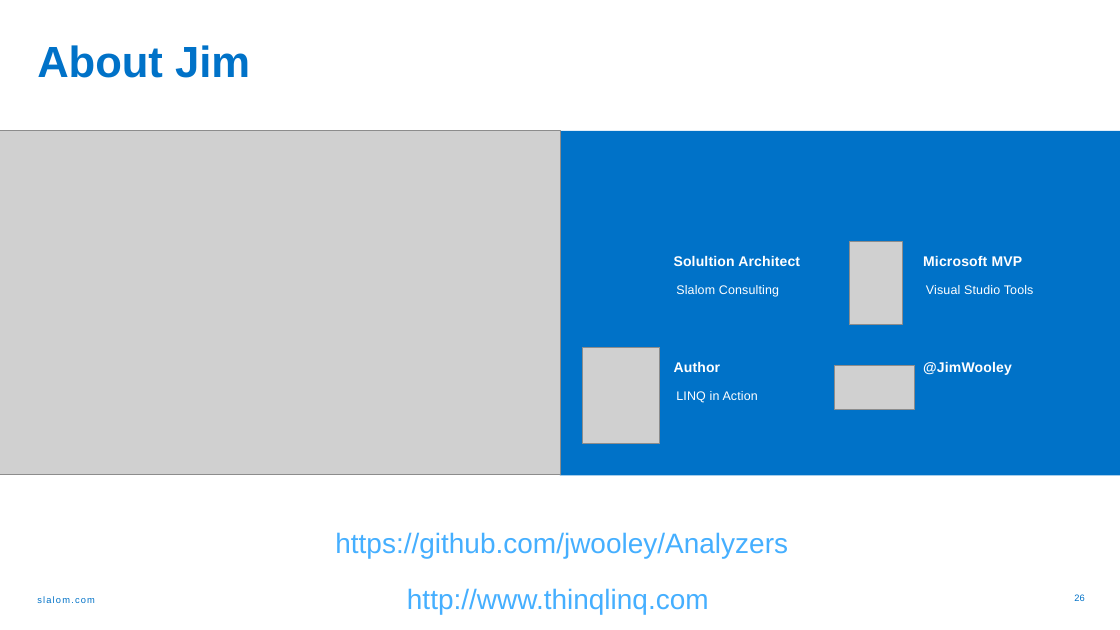
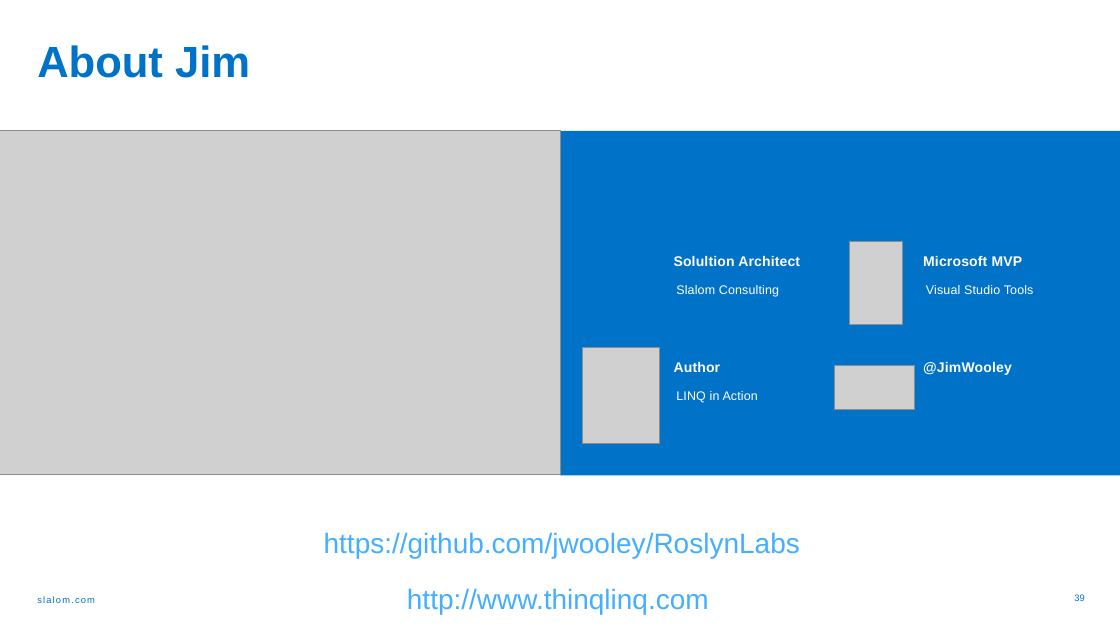
Before and after one commit to jwooley/RoslynLabs, a slide deck: slide 39 of RoslynStaticAnalyzerWorkshop.pptx (slide 26 before the commit). Drawn at 1120x630 pixels with LibreOffice and Linux fonts; fonts in the diff are those of the drawing; grey boxes stand for pictures. Boxes give left, top, right and bottom in pixels: in the first picture for what was removed or moved away, otherwise in the second. Text is boxed around its words. In the diff, an @@ line names an element or a change of style, - is before the commit and + after.

```diff
--- a/RoslynStaticAnalyzerWorkshop.pptx
+++ b/RoslynStaticAnalyzerWorkshop.pptx
@@ text at bbox=[324, 532, 800, 559]: text changed @@
-https://github.com/jwooley/Analyzers
+https://github.com/jwooley/RoslynLabs
@@ page number at bbox=[1074, 595, 1084, 601]: text changed @@
-26
+39
```
Also in this commit, not shown: 10 other slides changed, 13 slides added, 1 other file.
